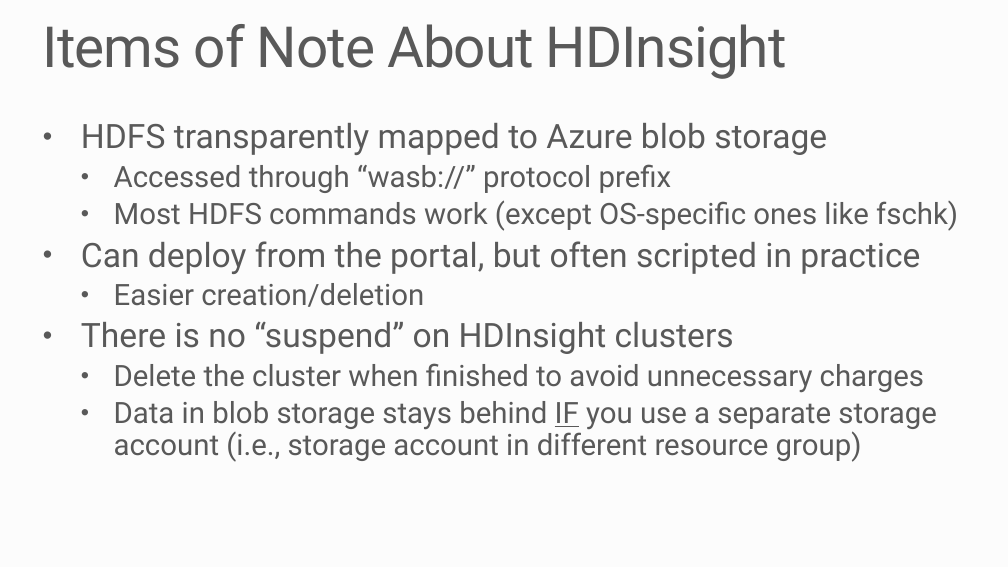
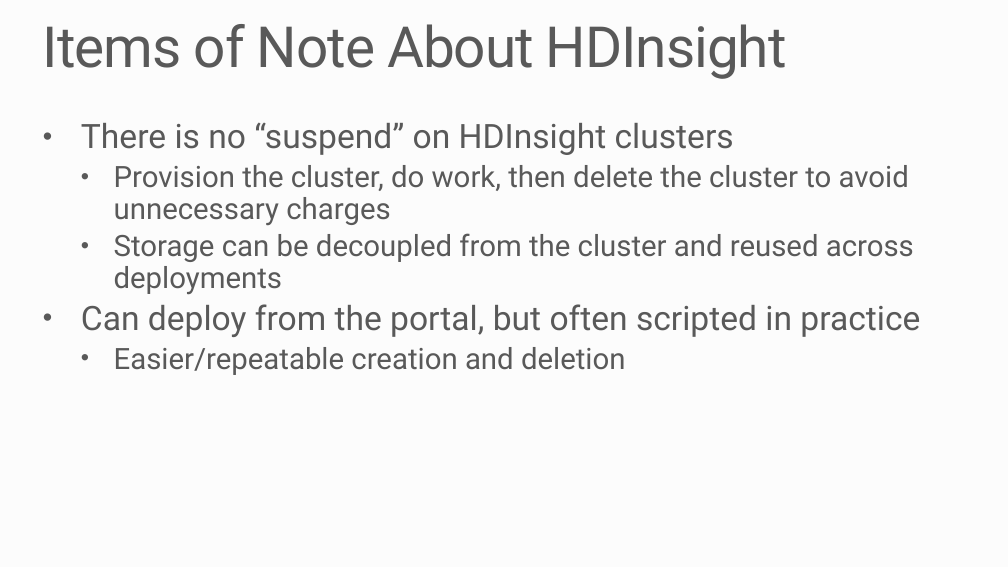
Before and after one commit to MSRConnections/Azure-training-course, a slide deck: slide 9 of Content/Big Data/Azure HDInsight.pptx (slide 6 before the commit). Drawn at 1008x567 pixels with LibreOffice and Linux fonts; fonts in the diff are those of the drawing; background and template pictures are left out. Boxes give left, top, right and bottom in pixels: in the first picture for what was removed or moved away, otherwise in the second. Text is boxed around its words. In the diff, an @@ line names an element or a change of style, - is before the commit and + after.

```diff
--- a/Content/Big Data/Azure HDInsight.pptx
+++ b/Content/Big Data/Azure HDInsight.pptx
@@ text at bbox=[81, 123, 914, 295]: text changed @@
-• HDFS transparently mapped to Azure blob storage
-  • Accessed through “wasb://” protocol prefix
-  • Most HDFS commands work (except OS-specific ones like fschk)
+• There is no “suspend” on HDInsight clusters
+  • Provision the cluster, do work, then delete the cluster to avoid unnecessary charges
+  • Storage can be decoupled from the cluster and reused across deployments
@@ text at bbox=[114, 347, 626, 375]: text changed @@
-  • Easier creation/deletion
-• There is no “suspend” on HDInsight clusters
-  • Delete the cluster when finished to avoid unnecessary charges
-  • Data in blob storage stays behind IF you use a separate storage account (i.e., storage account in different resource group)
+  • Easier/repeatable creation and deletion
```
Also in this commit, not shown: 2 other slides changed, 4 slides added, 1 slide removed, 25 other files.
